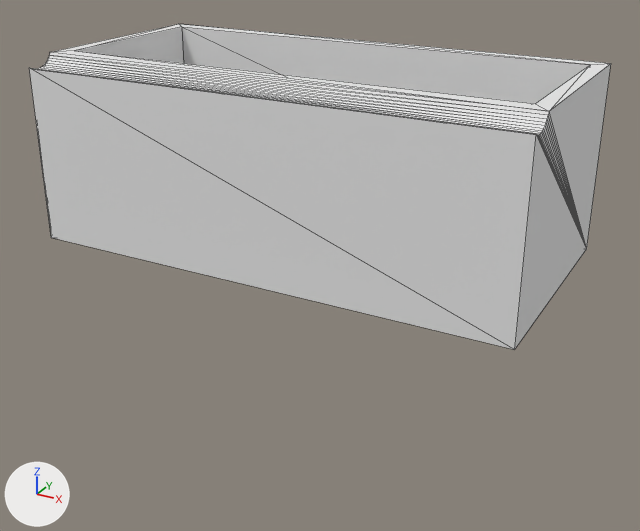
Two versions of the OBJ model vrep_creative_description/meshes/sauce_refrg.obj, one commit apart.
Rendered twice from a camera (50 mm lens) standing at (398.0, -728.0, 334.0) and looking at (11.0, -25.0, -18.0). Every picture has the same lights, and +X, +Y and +Z are marked at lower left. Mesh edges are drawn as thin lines. Where no turn or scale is listed for an object, it has been applied to the vertices. Vertices at the same position are counted once.

The first picture shows 'sauce_refrg'.
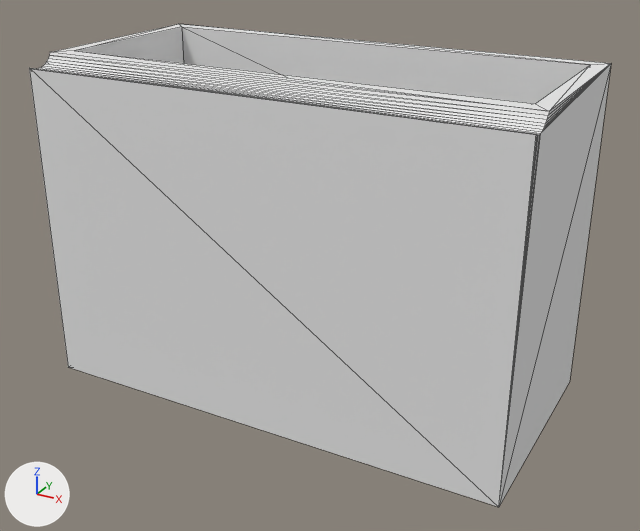
The change, as a list of edits to the scene's bpy script:
```text
Change me_sauce_refrg:
    used by ob_sauce_refrg; location = (0.0, 0.0, 0.0)
    remove me_sauce_refrg.from_pydata(...)  # 64 vertices, 124 faces; spans x -240.0..240.0, y -130.0..100.0, z 0.0..180.0
    add me_sauce_refrg.from_pydata(...)  # 70 vertices, 132 faces; spans x -240.0..240.0, y -130.0..100.0, z -150.0..180.0
    me_sauce_refrg part 1
    15 vertices are removed from x -240.0..240.0, y -130.0..100.0, z 0.0..175.0
    49 faces are deleted
    3 vertices in x -240.0..240.0, y -122.0..-119.0, z 168.0 move by (0.0, 1.0, 0.0)
    8 vertices are added at x -240.0..240.0, y -130.0..100.0, z -150.0..175.0
    5 new vertices lie (480.0, 0.0, 0.0) away from vertices in x -240.0, y -130.0..100.0, z -150.0..171.0
    45 new faces join them
```

What differs and where, as boxes [x1, y1, x2, y2] in the pictures (640 x 531 px; the box of a moved part takes in the faces that stretch with it):
'sauce_refrg', reshaped (48% taller)
    before: [29, 24, 611, 350]
    after: [29, 24, 611, 507]
part 1 of me_sauce_refrg, moved or reshaped
    before: [29, 58, 611, 350]
    after: [29, 58, 611, 507]
